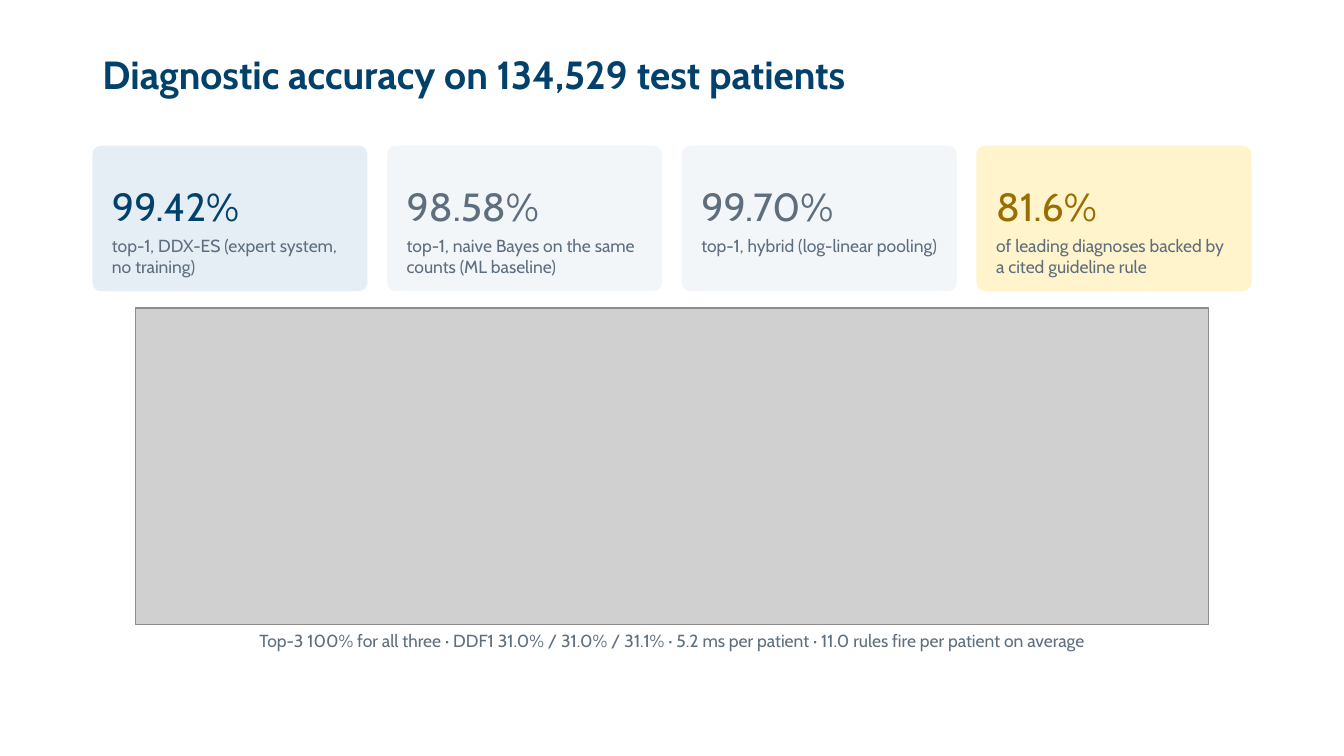
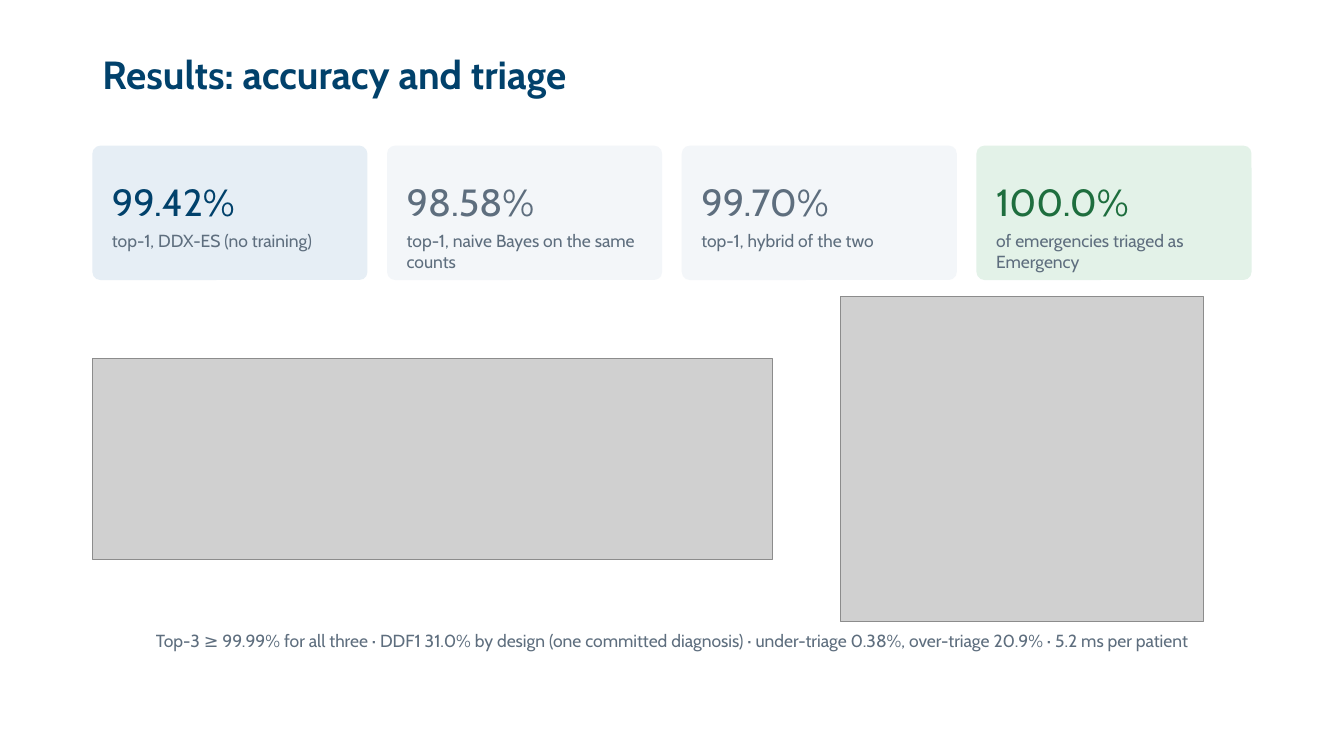
Before and after one commit to zidanarsyad/ddx-expert-system, a slide deck: slide 18 of docs/slides.pptx (slide 26 before the commit). Drawn at 1344x756 pixels with LibreOffice and Linux fonts; fonts in the diff are those of the drawing; grey boxes stand for pictures; background and template pictures are left out. Boxes give left, top, right and bottom in pixels: in the first picture for what was removed or moved away, otherwise in the second. Text is boxed around its words. In the diff, an @@ line names an element or a change of style, - is before the commit and + after.

```diff
--- a/docs/slides.pptx
+++ b/docs/slides.pptx
@@ title at bbox=[102, 59, 566, 99]: text changed @@
-Diagnostic accuracy on 134,529 test patients
+Results: accuracy and triage
@@ rounded rectangle: place and size @@
-rounded rectangle at bbox=[93, 145, 368, 290]
+rounded rectangle at bbox=[93, 145, 368, 279]
@@ rounded rectangle: place and size @@
-rounded rectangle at bbox=[387, 145, 662, 290]
+rounded rectangle at bbox=[387, 145, 662, 279]
@@ rounded rectangle: place and size @@
-rounded rectangle at bbox=[682, 145, 957, 290]
+rounded rectangle at bbox=[682, 145, 957, 279]
@@ rounded rectangle: place and size @@
-rounded rectangle at bbox=[977, 145, 1252, 290]
+rounded rectangle at bbox=[977, 145, 1252, 279]
@@ rounded rectangle at bbox=[977, 145, 1252, 279]: fill #FFF4CC to #E3F2E8 @@
@@ size 28 to 27 pt in 3 elements at bbox=[112, 189, 235, 217], bbox=[407, 189, 535, 217], bbox=[701, 189, 828, 217] @@
@@ text at bbox=[996, 189, 1129, 217]: text changed; size 28 to 27 pt; text colour #9A6D00 to #1E6E3E @@
-81.6%
+100.0%
@@ text at bbox=[112, 234, 312, 251]: text changed @@
-top-1, DDX-ES (expert system, no training)
+top-1, DDX-ES (no training)
@@ text at bbox=[407, 234, 635, 268]: text changed @@
-top-1, naive Bayes on the same counts (ML baseline)
+top-1, naive Bayes on the same counts
@@ text at bbox=[701, 234, 874, 251]: text changed @@
-top-1, hybrid (log-linear pooling)
+top-1, hybrid of the two
@@ text removed at bbox=[996, 239, 1224, 278] @@
-of leading diagnoses backed by a cited guideline rule
@@ text added at bbox=[996, 234, 1184, 272], 12.5 pt, text #5E6E7E @@
+of emergencies triaged as Emergency
@@ picture added at bbox=[841, 296, 1205, 621] @@
@@ picture: place and size @@
-picture at bbox=[135, 309, 1209, 625]
+picture at bbox=[93, 359, 773, 560]
@@ text at bbox=[156, 634, 1188, 652]: text changed @@
-Top-3 100% for all three · DDF1 31.0% / 31.0% / 31.1% · 5.2 ms per patient · 11.0 rules fire per patient on average
+Top-3 ≥ 99.99% for all three · DDF1 31.0% by design (one committed diagnosis) · under-triage 0.38%, over-triage 20.9% · 5.2 ms per patient
```
Also in this commit, not shown: 4 other slides changed, 1 slide added, 10 slides removed, 7 other files.
